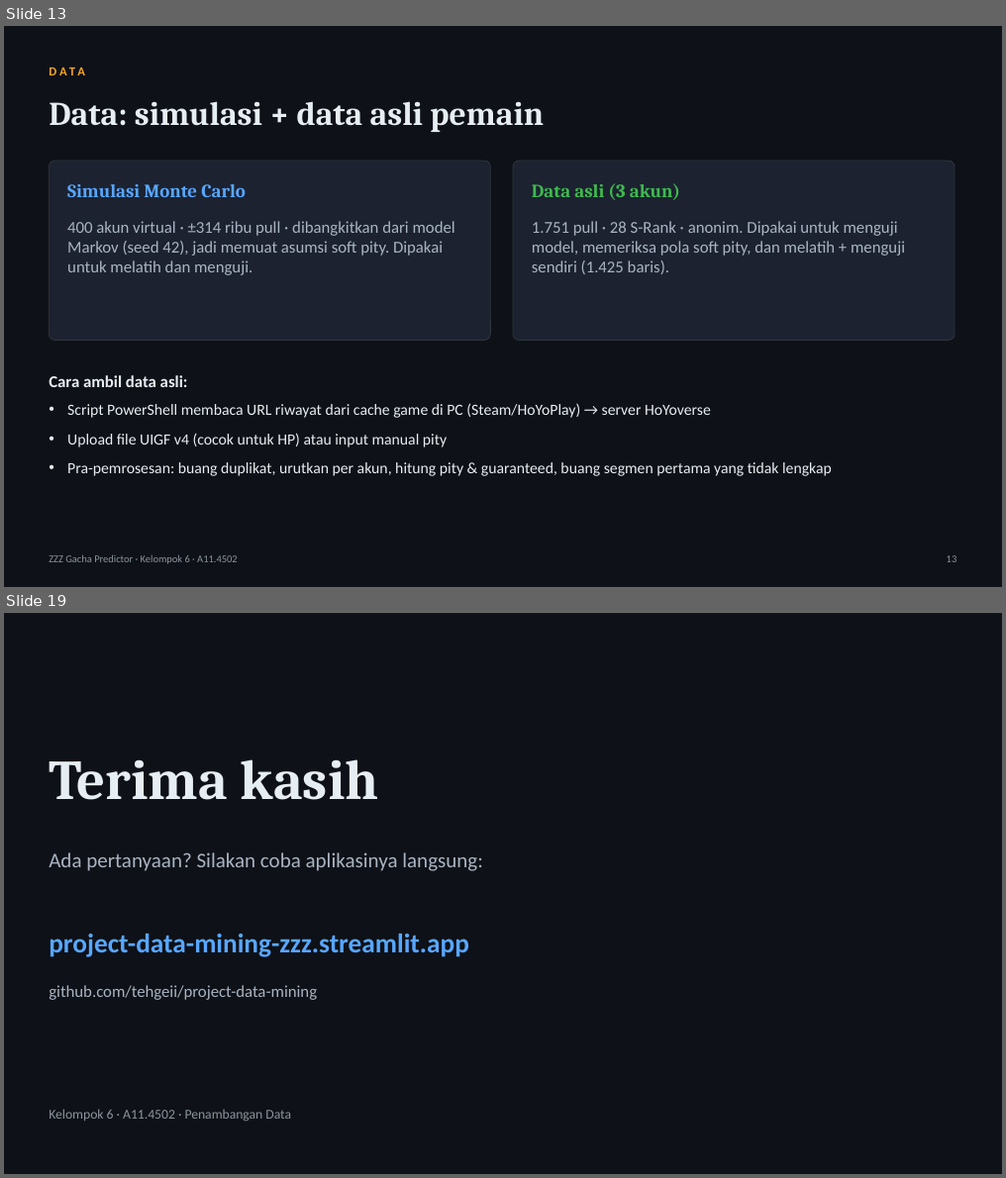
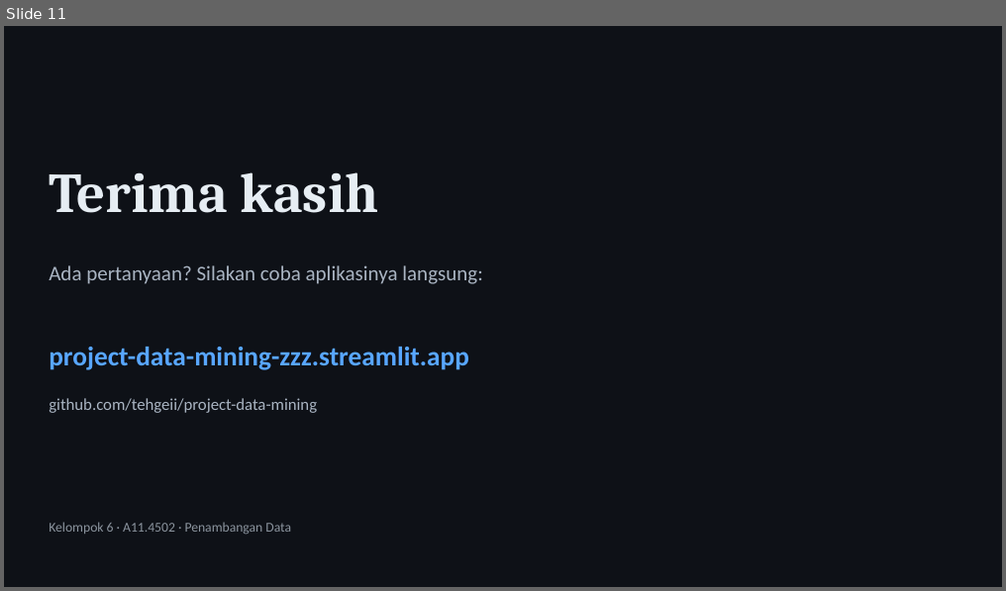
Before and after one commit to tehgeii/project-data-mining, a slide deck: docs/tugas/UTS_Slide_Kelompok6_A11.4502.pptx. Shown one above the other, each under a label of ours: slides 13 and 19 before the commit, slide 11 after it; the slides between them are not shown. The pictures are 1006x1178 and 1006x591 pixels, drawn with LibreOffice and Linux fonts; fonts in the diff are those of the drawing. Boxes give left, top, right and bottom in pixels: in the first picture for what was removed or moved away, otherwise in the second. Text is boxed around its words. In the diff, an @@ line names an element or a change of style, - is before the commit and + after.

Commit message:
Ringkas slide UTS jadi 11 slide sesuai proposal kelompok dan batas video 5-10 menit
Judul, rumusan masalah, penelitian terdahulu, kebaruan, data, metode, dan hasil
yang diharapkan di slide UTS kini mengikuti proposal UTS yang dikumpulkan
kelompok. Naskah pembicara sekitar 9,5 menit sesuai panduan UTS dari dosen.
Panduan pengumpulan ikut diperbarui: ketentuan proposal .docx, slide .pptx,
video 5-10 menit, dan PDF proposal maksimal 5 MB untuk Kulino.

```diff
--- a/docs/tugas/UTS_Slide_Kelompok6_A11.4502.pptx
+++ b/docs/tugas/UTS_Slide_Kelompok6_A11.4502.pptx
@@ slide 13 removed at <box>4,26,1002,587</box>, background #0E1117 @@
@@ text removed at <box>49,102,127,126</box> @@
-DATA
@@ text removed at <box>135,101,544,132</box> @@
-Data: simulasi + data asli pemain
@@ rounded rectangle removed at <box>49,161,491,341</box> @@
@@ rounded rectangle removed at <box>513,161,954,341</box> @@
@@ text removed at <box>67,184,246,197</box> @@
-Simulasi Monte Carlo
@@ text removed at <box>532,183,680,200</box> @@
-Data asli (3 akun)
@@ text removed at <box>67,221,455,275</box> @@
-400 akun virtual · ±314 ribu pull · dibangkitkan dari model Markov (seed 42), jadi memuat asumsi soft pity. Dipakai untuk melatih dan menguji.
@@ text removed at <box>532,221,905,274</box> @@
-1.751 pull · 28 S-Rank · anonim. Dipakai untuk menguji model, memeriksa pola soft pity, dan melatih + menguji sendiri (1.425 baris).
@@ text removed at <box>49,375,188,387</box> @@
-Cara ambil data asli:
@@ text removed at <box>67,403,832,476</box> @@
-• Script PowerShell membaca URL riwayat dari cache game di PC (Steam/HoYoPlay) → server HoYoverse
-• Upload file UIGF v4 (cocok untuk HP) atau input manual pity
-• Pra-pemrosesan: buang duplikat, urutkan per akun, hitung pity & guaranteed, buang segmen pertama yang tidak lengkap
@@ text removed at <box>49,556,238,565</box> @@
-ZZZ Gacha Predictor · Kelompok 6 · A11.4502
@@ text removed at <box>946,556,957,563</box> @@
-13
@@ what was slide 19 is now slide 11 @@
```
Also in this commit, not shown: 3 slides changed, 6 slides added, 13 other slides removed, 2 other files.
